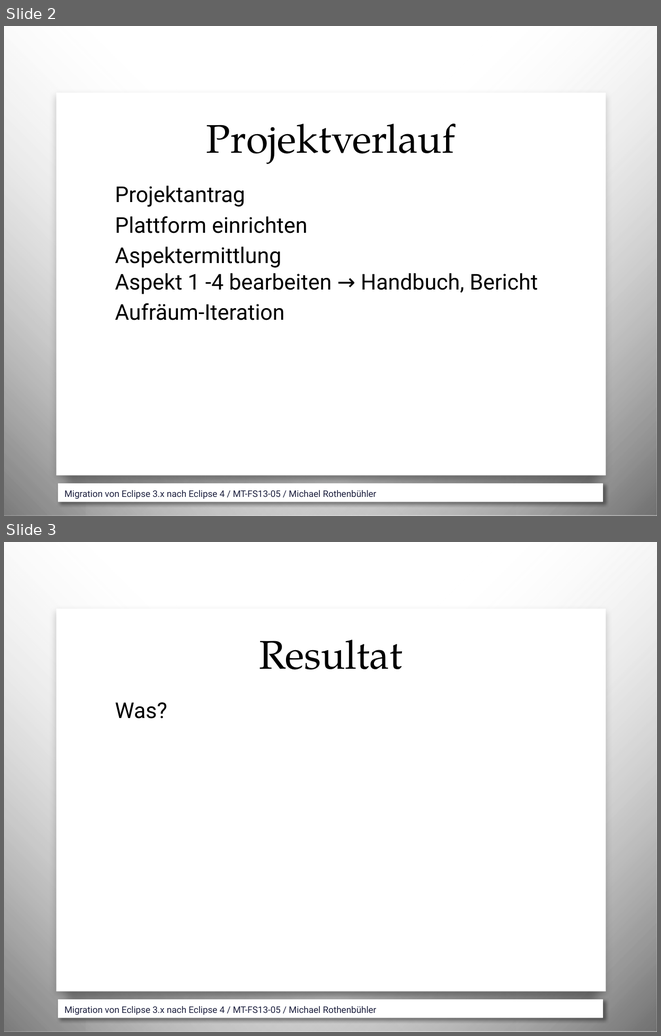
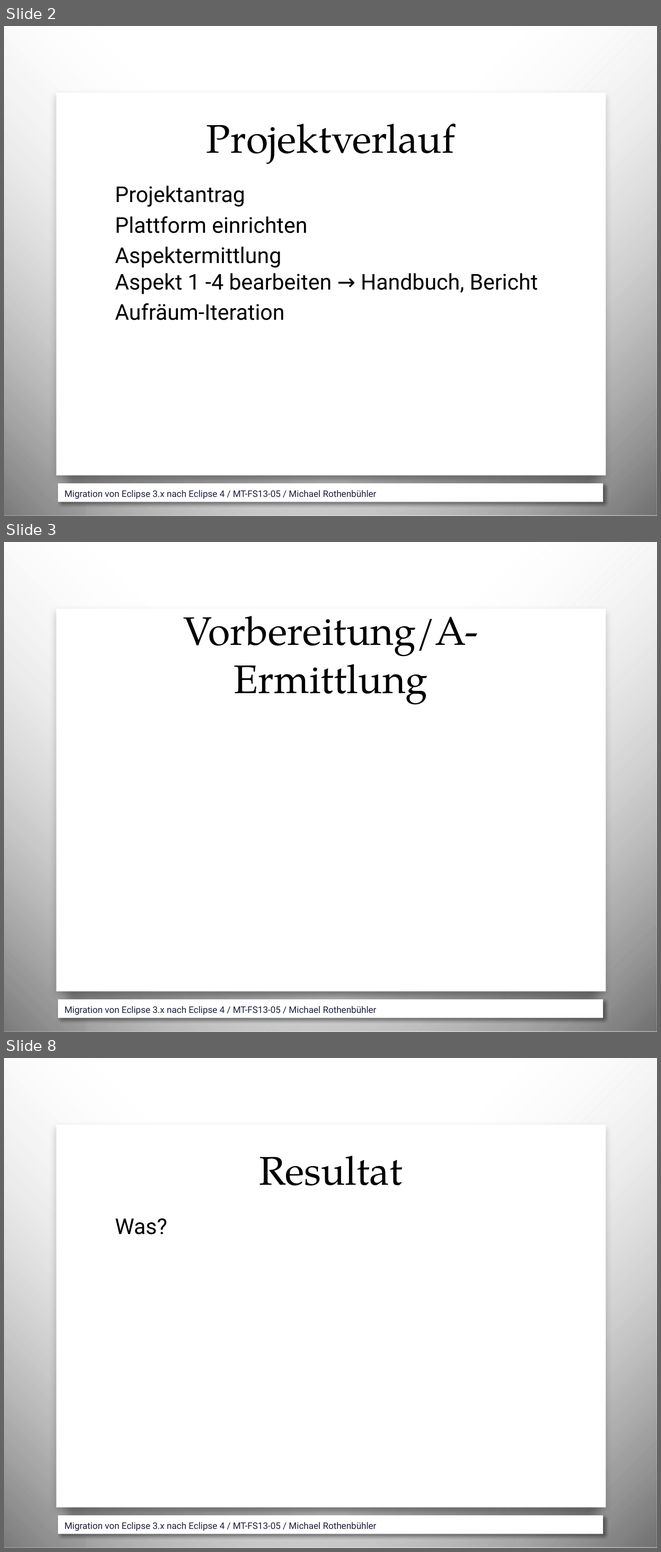
Before and after one commit to MikeR13/MAS, a slide deck: Deliverables/E3toE4_Schluss_Praesi.pptx. Shown one above the other, each under a label of ours: slides 2 and 3 before the commit, slides 2, 3 and 8 after it; the slides between them are not shown. The pictures are 661x1036 and 661x1552 pixels, drawn with LibreOffice and Linux fonts; fonts in the diff are those of the drawing; background and template pictures are left out. Boxes give left, top, right and bottom in pixels: in the first picture for what was removed or moved away, otherwise in the second. Text is boxed around its words. In the diff, an @@ line names an element or a change of style, - is before the commit and + after.

```diff
--- a/Deliverables/E3toE4_Schluss_Praesi.pptx
+++ b/Deliverables/E3toE4_Schluss_Praesi.pptx
@@ slide 3 added at [4, 542, 657, 1032], background picture (left out); not listed: 6 template elements that a slide beside it also shows @@
@@ title added at [183, 616, 478, 705], 44 pt, text #000000 @@
+Vorbereitung/A-Ermittlung
@@ what was slide 3 is now slide 8 @@
```
Also in this commit, not shown: 4 other slides added, 7 other files.
